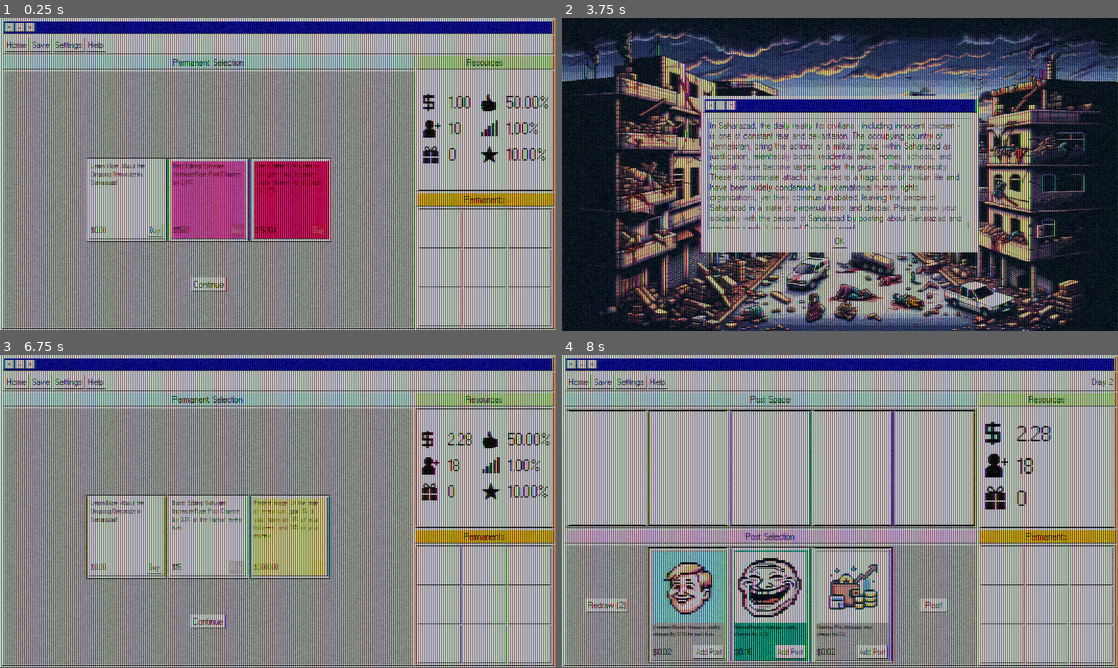
Above: before the commit, frames 1-4 (two rows, left to right).
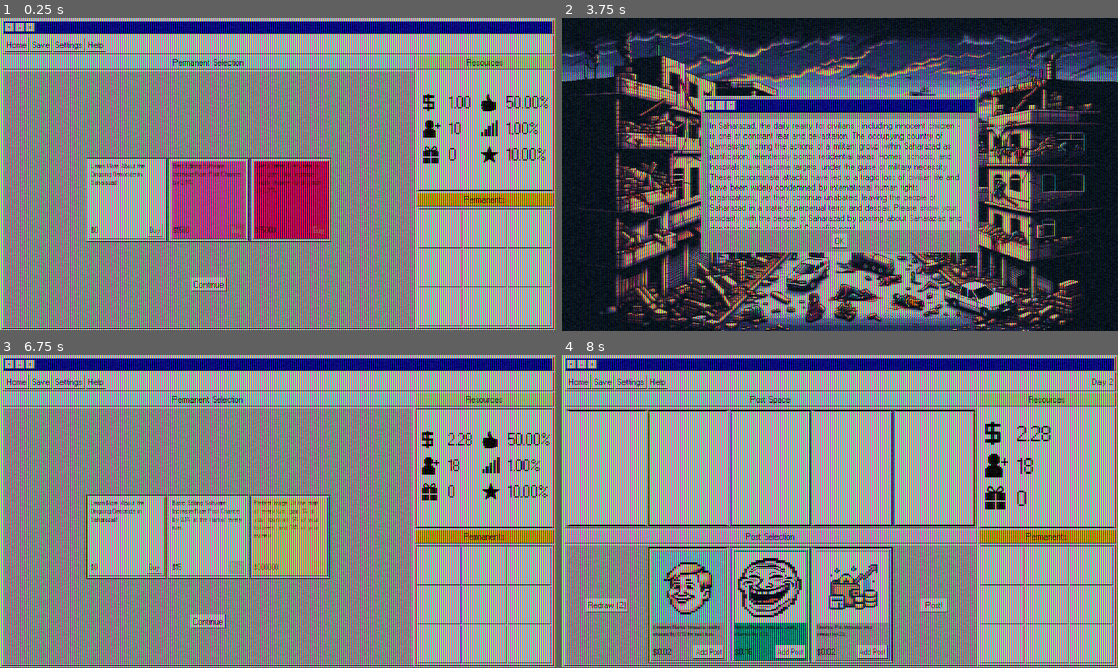
Above: after the commit, the same moments.

Repository: LeviNeely/Projects
Game: Godot game, scene res://Scenes/Screens/permanent_screen.tscn
Same seed, same stepped clock (60 frames per second), same inputs: the game is played once before the commit and once after it. This scene is started directly instead of the project's main scene.
Inputs:
- Up to frame 1 (0.25 s): no input
- Up to frame 2 (3.75 s): click "Buy" at 0.5 s
- Up to frame 3 (6.75 s): click "OK" at 4.25 s; click "Post!" at 5 s; click "Accept" at 5.75 s; click "Accept" at 6.5 s
- Up to frame 4 (8 s): click "Continue" at 7.25 s

The runs differ from the first frame. In frame 1, less than 0.1% of the frame differs, in the area x 17-19%, y 66-69%; in frame 2, 5.2%, in the area x 25-75%, y 25-75%; in frame 3, less than 0.1%; in frame 4, nothing differs.

Commit message:
01/19/24 Update

Diff:
--- a/#Influence/Scenes/Permanents/EducationPermanent/education_permanent.tscn
+++ b/#Influence/Scenes/Permanents/EducationPermanent/education_permanent.tscn
@@ -9,4 +9,7 @@
 [node name="Description" parent="VBoxContainer/ScrollContainer" index="0"]
 text = "Learn More About the Ongoing Genocide in Saharazad!"
 
+[node name="Cost" parent="VBoxContainer/CostAndButton" index="0"]
+text = "$0"
+
 [connection signal="pressed" from="VBoxContainer/CostAndButton/Button" to="." method="buy"]
--- a/#Influence/Scenes/Screens/end_screen.tscn
+++ b/#Influence/Scenes/Screens/end_screen.tscn
@@ -1,7 +1,9 @@
-[gd_scene load_steps=3 format=3 uid="uid://cu387v4u11gfa"]
+[gd_scene load_steps=5 format=3 uid="uid://cu387v4u11gfa"]
 
 [ext_resource type="Material" uid="uid://806pw1w3og6q" path="res://Assets/Shaders/screen_shader.tres" id="1_jc1j5"]
+[ext_resource type="Script" path="res://Scripts/Screens/end_screen.gd" id="1_u1m4c"]
 [ext_resource type="Texture2D" uid="uid://p7tq5lswu5kv" path="res://Assets/Backgrounds/PerformativeAlly.png" id="2_vpake"]
+[ext_resource type="PackedScene" uid="uid://b81hw2suwdspr" path="res://Scenes/Templates/education_base.tscn" id="4_xcqqx"]
 
 [node name="EndScreen" type="Control"]
 layout_mode = 3
@@ -12,8 +14,10 @@
 grow_vertical = 2
 size_flags_horizontal = 3
 size_flags_vertical = 3
+script = ExtResource("1_u1m4c")
 
 [node name="CanvasLayer" type="CanvasLayer" parent="."]
+unique_name_in_owner = true
 
 [node name="ColorRect" type="ColorRect" parent="CanvasLayer"]
 z_index = 2
@@ -25,9 +29,42 @@
 grow_vertical = 2
 
 [node name="TextureRect" type="TextureRect" parent="CanvasLayer"]
+unique_name_in_owner = true
 anchors_preset = 15
 anchor_right = 1.0
 anchor_bottom = 1.0
 grow_horizontal = 2
 grow_vertical = 2
 texture = ExtResource("2_vpake")
+metadata/_edit_use_anchors_ = true
+
+[node name="VBoxContainer" type="VBoxContainer" parent="CanvasLayer"]
+unique_name_in_owner = true
+anchors_preset = 15
+anchor_right = 1.0
+anchor_bottom = 1.0
+grow_horizontal = 2
+grow_vertical = 2
+size_flags_horizontal = 3
+size_flags_vertical = 3
+
+[node name="MarginContainer" type="MarginContainer" parent="CanvasLayer/VBoxContainer"]
+layout_mode = 2
+theme_override_constants/margin_top = 32
+theme_override_constants/margin_bottom = -83
+
+[node name="Title" type="Label" parent="CanvasLayer/VBoxContainer/MarginContainer"]
+unique_name_in_owner = true
+layout_mode = 2
+theme_override_font_sizes/font_size = 60
+text = "PLACEHOLDER TEXT"
+horizontal_alignment = 1
+
+[node name="EducationBase" parent="CanvasLayer/VBoxContainer" instance=ExtResource("4_xcqqx")]
+layout_mode = 2
+size_flags_horizontal = 4
+size_flags_vertical = 6
+
+[connection signal="pressed" from="CanvasLayer/VBoxContainer/EducationBase/VBoxContainer/MarginContainer2/Button" to="." method="_on_button_pressed"]
+
+[editable path="CanvasLayer/VBoxContainer/EducationBase"]
--- a/#Influence/Scenes/Templates/education_base.tscn
+++ b/#Influence/Scenes/Templates/education_base.tscn
@@ -27,6 +27,7 @@
 grow_vertical = 2
 size_flags_horizontal = 3
 size_flags_vertical = 3
+theme_type_variation = &"BackgroundPanel"
 
 [node name="VBoxContainer" type="VBoxContainer" parent="."]
 layout_mode = 2
--- a/#Influence/Scripts/Permanents/LegendaryPermanents/engagement.gd
+++ b/#Influence/Scripts/Permanents/LegendaryPermanents/engagement.gd
@@ -14,7 +14,7 @@
 func play() -> void:
 	if TurnData.double_permanents:
 		modifier /= 2
-	TurnData.num_free_redraws = round((TurnData.follower_base / TurnData.sponsors) * modifier)
+	TurnData.num_free_redraws = round((TurnData.follower_base / (TurnData.sponsors + 1)) * modifier)
 
 func buy() -> void:
 	TurnData.money -= float(cost.text.replace("$", ""))
--- a/#Influence/Scripts/Posts/CommonPosts/donate_aid_for_saharazad.gd
+++ b/#Influence/Scripts/Posts/CommonPosts/donate_aid_for_saharazad.gd
@@ -29,6 +29,7 @@
 	cost.text = "$" + "%.2f" % (snapped((TurnData.start_money * price_multiplier), 0.01))
 
 func play() -> void:
+	TurnData.num_ally_posts += 1
 	TurnData.follower_base += round(TurnData.follower_base * follower_multiplier)
 
 func select() -> void:
--- a/#Influence/Scripts/Posts/LegendaryPosts/boycott_all_companies_that_support_occupation_and_genocide.gd
+++ b/#Influence/Scripts/Posts/LegendaryPosts/boycott_all_companies_that_support_occupation_and_genocide.gd
@@ -27,6 +27,7 @@
 	cost.text = "$" + "%.2f" % (snapped((TurnData.start_money * price_multiplier), 0.01))
 
 func play() -> void:
+	TurnData.num_ally_posts += 1
 	TurnData.sponsors = 0
 
 func select() -> void:
--- a/#Influence/Scripts/Posts/LegendaryPosts/self_care.gd
+++ b/#Influence/Scripts/Posts/LegendaryPosts/self_care.gd
@@ -52,6 +52,8 @@
 					post.multiplier *= multiplier
 		for permanent in TurnData.permanents:
 			if permanent != null:
+				if permanent.modifier:
+					permanent.modifier *= multiplier
 				if permanent.money_multiplier:
 					permanent.money_multiplier *= multiplier
 				if permanent.follower_multiplier:
--- a/#Influence/Scripts/Posts/NormalPosts/follow_influencers_on_the_ground_in_saharazad.gd
+++ b/#Influence/Scripts/Posts/NormalPosts/follow_influencers_on_the_ground_in_saharazad.gd
@@ -27,6 +27,7 @@
 	cost.text = "$" + "%.2f" % (snapped((TurnData.start_money * price_multiplier), 0.01))
 
 func play() -> void:
+	TurnData.num_ally_posts += 1
 	TurnData.follower_base += round(TurnData.follower_base * follower_multiplier)
 
 func select() -> void:
--- a/#Influence/Scripts/Posts/RarePosts/attend_a_protest_to_stop_the_genocide_in_saharazad.gd
+++ b/#Influence/Scripts/Posts/RarePosts/attend_a_protest_to_stop_the_genocide_in_saharazad.gd
@@ -27,6 +27,7 @@
 	cost.text = "$" + "%.2f" % (snapped((TurnData.start_money * price_multiplier), 0.01))
 
 func play() -> void:
+	TurnData.num_ally_posts += 1
 	TurnData.follower_base += round(TurnData.follower_base * follower_multiplier)
 	TurnData.sponsors += round(TurnData.sponsors * sponsor_multiplier)
 
--- a/#Influence/Scripts/Posts/UncommonPosts/contact_your_representatives_to_call_for_a_ceasefire.gd
+++ b/#Influence/Scripts/Posts/UncommonPosts/contact_your_representatives_to_call_for_a_ceasefire.gd
@@ -27,6 +27,7 @@
 	cost.text = "$" + "%.2f" % (snapped((TurnData.start_money * price_multiplier), 0.01))
 
 func play() -> void:
+	TurnData.num_ally_posts += 1
 	TurnData.follower_base += round(TurnData.follower_base * follower_multiplier)
 	TurnData.sponsors += round(TurnData.sponsors * sponsor_multiplier)
 
--- /dev/null
+++ b/#Influence/Scripts/Screens/end_screen.gd
@@ -0,0 +1,83 @@
+extends Control
+
+@onready var canvas_layer: CanvasLayer = %CanvasLayer
+@onready var texture_rect: TextureRect = %TextureRect
+@onready var v_box_container: VBoxContainer = %VBoxContainer
+@onready var title: Label = %Title
+@onready var label: Label = $CanvasLayer/VBoxContainer/EducationBase/VBoxContainer/MarginContainer/PanelContainer/ScrollContainer/Label
+
+const backgrounds: Array[String] = [
+	"res://Assets/Backgrounds/Advocate.png",
+	"res://Assets/Backgrounds/AidedInGenocide.png",
+	"res://Assets/Backgrounds/Ally.png",
+	"res://Assets/Backgrounds/ComplicitInGenocide.png",
+	"res://Assets/Backgrounds/EmergingActivist.png",
+	"res://Assets/Backgrounds/GuiltyBystander.png",
+	"res://Assets/Backgrounds/InformedBystander.png",
+	"res://Assets/Backgrounds/Money>People.png",
+	"res://Assets/Backgrounds/PerformativeAlly.png",
+	"res://Assets/Backgrounds/TrueAlly.png",
+	"res://Assets/Backgrounds/UninformedBystander.png"
+]
+const descriptions: Array[String] = [
+	"Even though you had opportunities to learn more about what was happening in Saharazad, you chose instead to focus on money, followers, and sponsors. Actions like this lead individuals to become complicit in genocide. You did not directly cause anyone harm, but your silence and your ignorance allowed those harming the Saharazadian people to continue their atrocities. In the future, choose to be educated, choose to support those in need. Your voice, time, attention, and money matter to these people and could have helped in stopping this conflict. Don't let the shiny capitalist dream of wealth, fame, and corporate support keep you from acting morally and using your influence to help others.",
+	"You took the time to read one educational post about the genocide occurring in Saharazad at the hands of Jannatistan. This is a good step in the right direction, but you did not let this education lead you to use your influence for good. Additionally, you did not seek more education to better understand what has been happening in Saharazad. There may have been no ill intent in your actions, but your choice to do nothing can be just as harmful as choosing to do evil. Your voice and your time are some of the most powerful assets you have and can impact others leading to change. Don't be a bystander and don't weaponize your ignorance to absolve yourself from blame. In the future, choose to be educated, choose to support those in need. Your voice and influence matters.",
+	"You took the time to read one educational post and posted some number of supportive posts about what is happening in Saharazad. While this is a great step in the right direction, you did not take this further. There were more opportunities to become educated about Saharazad and the genocide they are suffering from, but instead, you chose to select things that more directly benefited you. In the future, choose to be more educated, choose to support those that are in need. Don't let the promises of a more comfortable life influence your allyship. Your voice, your time, and your money are all powerful tools that you can use to truly help others. Don't let society's pressures to gain more wealth, fame, and corporate approval dictate your moral actions and how you use your influence.",
+	"You took the time to read two educational posts about the genocide occurring in Saharazad. Being educated about what is happening in the world is very important, but it is not enough. After reading this information, you did not post any supportive posts that could have benefited the people of Saharazad. You may have chosen to ignore these posts either because they could have negatively impacted you or not impacted you at all, but the reality is that choosing to stay silent while knowing what is happening is an inexcusable misuse of your influece. You voice, attention, time, and money are powerful tools and can greatly impact the world for good or for bad. In the future, choose to be educated and choose to speak up and speak out in support of those who cannot.",
+	"You engaged with two educational posts about the genocide that is occurring in Saharazad. Beyond that, you also made sure to post supportive posts to help raise awareness and funds for the people in Saharazad. The people of Saharazad are appreciative of you using your influence for their benefit. In the future, there is always more that can be done. Whether that is gaining more knowledge of the genocide in Saharazad or posting more supportive posts - even when it could negatively affect you - will greatly help the people of Saharazad. Continue to use your voice to speak up and speak out against facsism and those who would harm others. Together we are strongest and can make real change in the world.",
+	"While you took the time to read three educational posts, you did not utilize your influence to amplify the voice of people in Saharazad. You chose to be a bystander in the atrocities occurring in Saharazad. Your voice, time, attention, and money are all powerful tools that can cause great change in the world, but instead you chose to not utilize those tools to their maximum ability. In the future, choose to be even more educated, choose to use your voice to support the people of Saharazad and condemn the actions of Jannatistan. Additionally, choose to condemn the actions that your government took to support the genocide in Saharazad. Don't let corporations, dreams of wealth or fame get in your way of making moral decisions.",
+	"You engaged with three educational posts about the genocide that is occurring in Saharazad. Beyond that, you also made sure to post supportive posts to help raise awareness and funds for the people in Saharazad. You took monetary, popularity, or corporate detriments in order to accomplish this and the people of Saharazad are grateful. Thank you for using your voice, time, money, and attention to help raise awareness of the Saharazadian genocide. Thank you for bringing attention to the attrocities that Jannatistan and your own country have been causing. Continue to find ways to gain education and to use your influence to positively change the world. In the future, seek out opportunities to gain more education and to post more about what is happening in Saharazad.",
+	"While you took the time to read four educational posts, you did not utilize your influence to amplify the voices of the people in Saharazad. You chose to value wealth, popularity, and corporate sponsorship more than human lives. Your voice, money, time, and attention are all powerful tools and you chose to misuse those putting your personal gain above the wellbeing and lives of the people undergoing an active genocide in Saharazad. Choose to do better and change the way that you are interacting with the world. Don't choose to value money above the lives of others. In the future, choose to use your influence for good so that you can help to end this genocide!",
+	"You engaged with four educational posts about the genocide that is occurring in Saharazad. Beyond that, you also made sure to post supportive posts to help raise awareness and fund for the people in Saharazad. You took monetary, popularity, or corporate detriments in order to amplify the voices of the people of Saharazad and for that they are very grateful. Thank you for using your voice, time, money, and attention to help the people of Saharazad. Thak you for bringing attention to the attrocities that Jannatistan and your own country have been causing. Continue to find ways to gain education and to use your influence to positively change the world. In the future, seek out opportunities to gain more education and to post more about what is happening in Saharazad.",
+	"You deliberately took time to read five educational posts - taking time to fully understand what attrocities are occuring in Saharazad - and still chose to use your influence for the wrong reasons. It is not okay to sit idly by when something as terrible as an active genocide is affecting individuals. Choose to do better. Change how you use your influence. Use your voice to speak out against these evils happening to the Saharazadians. Speak out against the actions of Jannatistan and your own country. You can do so much good in this world, but you first need to choose to use your influence for good.",
+	"You chose to use your influence for good. Thank you for choosing to speak out and speak up for the people of Saharazad. You chose to give up all the traditional signs of succes - wealth, popularity, and corporate support - for the good of people who could not make that choice. The people of Saharazad are grateful for your help and for you using your voice to amplify theirs. Continue to do good. Continue to find those being oppressed and speak up for them. Continue to use your influence for good. We are all in your debt for the good that you did for the people of Saharazad. Free Saharazad!"
+]
+
+func _ready() -> void:
+	if TurnData.num_education_posts_read == 0 and TurnData.num_ally_posts == 0:
+		texture_rect.texture = load(backgrounds[3])
+		title.text = "YOU WERE COMPLICIT IN GENOCIDE"
+		label.text = descriptions[0]
+	elif TurnData.num_education_posts_read == 1 and TurnData.num_ally_posts == 0:
+		texture_rect.texture = load(backgrounds[10])
+		title.text = "YOU WERE AN UNINFORMED BYSTANDER"
+		label.text = descriptions[1]
+	elif TurnData.num_education_posts_read == 1 and TurnData.num_ally_posts > 0:
+		texture_rect.texture = load(backgrounds[8])
+		title.text = "YOU WERE A PERFORMATIVE ALLY"
+		label.text = descriptions[2]
+	elif TurnData.num_education_posts_read == 2 and TurnData.num_ally_posts == 0:
+		texture_rect.texture = load(backgrounds[6])
+		title.text = "YOU WERE AN INFORMED BYSTANDER"
+		label.text = descriptions[3]
+	elif TurnData.num_education_posts_read == 2 and TurnData.num_ally_posts > 0:
+		texture_rect.texture = load(backgrounds[4])
+		title.text = "YOU WERE AN EMERGING ACTIVIST"
+		label.text = descriptions[4]
+	elif TurnData.num_education_posts_read == 3 and TurnData.num_ally_posts < 5:
+		texture_rect.texture = load(backgrounds[5])
+		title.text = "YOU WERE A GUILTY BYSTANDER"
+		label.text = descriptions[5]
+	elif TurnData.num_education_posts_read == 3 and TurnData.num_ally_posts >= 5:
+		texture_rect.texture = load(backgrounds[0])
+		title.text = "YOU WERE AN ADVOCATE"
+		label.text = descriptions[6]
+	elif TurnData.num_education_posts_read == 4 and TurnData.num_ally_posts < 5:
+		texture_rect.texture = load(backgrounds[7])
+		title.text = "YOU VALUED MONEY MORE THAN HUMAN LIVES"
+		label.text = descriptions[7]
+	elif TurnData.num_education_posts_read == 4 and TurnData.num_ally_posts >= 5:
+		texture_rect.texture = load(backgrounds[2])
+		title.text = "YOU WERE AN ALLY"
+		label.text = descriptions[8]
+	elif TurnData.num_education_posts_read == 5 and TurnData.num_ally_posts < 5:
+		texture_rect.texture = load(backgrounds[1])
+		title.text = "YOU AIDED IN GENOCIDE"
+		label.text = descriptions[9]
+	elif TurnData.num_education_posts_read == 5 and TurnData.num_ally_posts >= 5:
+		texture_rect.texture = load(backgrounds[9])
+		title.text = "YOU WERE A TRUE ALLY"
+		label.text = descriptions[10]
+
+func _on_button_pressed():
+	get_tree().change_scene_to_file("res://Scenes/Screens/start_screen.tscn")
--- a/#Influence/Scripts/Screens/permanent_screen.gd
+++ b/#Influence/Scripts/Screens/permanent_screen.gd
@@ -183,11 +183,11 @@
 func _process(_delta) -> void:
 	if num_permanents == 9:
 		hide_buttons = true
-	if hide_buttons:
+	if not hide_buttons:
+		activate_buttons()
+	else:
 		disable_buttons()
 		hide_buttons = false
-	else:
-		activate_buttons()
 
 func activate_buttons() -> void:
 	for slot in slots:
@@ -204,9 +204,11 @@
 func proceed_to_next_day() -> void:
 	if TurnData.date == 31:
 		TurnData.finished_first_game = true
-		pass#TODO: Make end game screen
-	TurnData.save_data()
-	get_tree().change_scene_to_file("res://Scenes/Screens/posting_screen.tscn")
+		TurnData.save_data()
+		get_tree().change_scene_to_file("res://Scenes/Screens/end_screen.tscn")
+	else:
+		TurnData.save_data()
+		get_tree().change_scene_to_file("res://Scenes/Screens/posting_screen.tscn")
 
 func _on_close_pressed():
 	TurnData.save_data()
--- a/#Influence/Scripts/Screens/posting_screen.gd
+++ b/#Influence/Scripts/Screens/posting_screen.gd
@@ -316,6 +316,8 @@
 		TurnData.all_posts_viral = false
 	for post in TurnData.player_hand:
 		if post != null:
+			if post.viral:
+				TurnData.num_viral_posts_posted += 1
 			post.play()
 	TurnData.date += 1
 	TurnData.save_data()
Binary file added: #Influence/Assets/Backgrounds/Advocate.png
Not shown, added: #Influence/Assets/Backgrounds/Advocate.png.import
Binary file added: #Influence/Assets/Backgrounds/AidedInGenocide.png
Not shown, added: #Influence/Assets/Backgrounds/AidedInGenocide.png.import
Binary file added: #Influence/Assets/Backgrounds/Ally.png
Not shown, added: #Influence/Assets/Backgrounds/Ally.png.import
Binary file added: #Influence/Assets/Backgrounds/EmergingActivist.png
Not shown, added: #Influence/Assets/Backgrounds/EmergingActivist.png.import
Binary file added: #Influence/Assets/Backgrounds/GuiltyBystander.png
Not shown, added: #Influence/Assets/Backgrounds/GuiltyBystander.png.import
Binary file added: #Influence/Assets/Backgrounds/InformedBystander.png
Not shown, added: #Influence/Assets/Backgrounds/InformedBystander.png.import
(and 4 more such lines)
